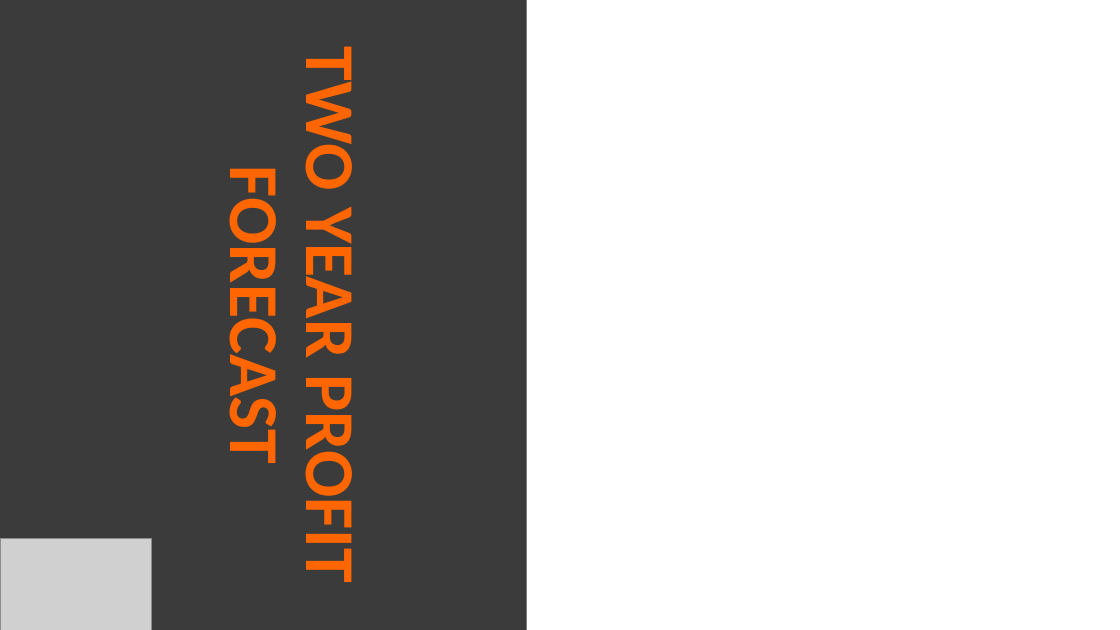
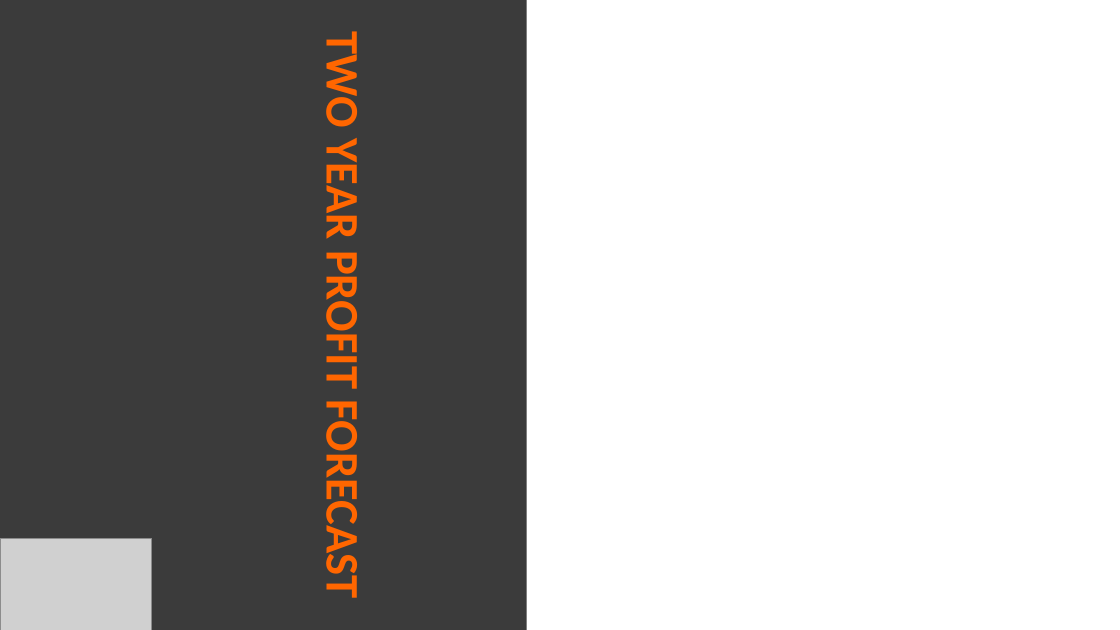
Before and after one commit to Drew5040/Portfolio, a slide deck: slide 30 of Sample1_Exploratory.Data.Analysis/eda.presentation.pptx. Drawn at 1120x630 pixels with LibreOffice and Linux fonts; fonts in the diff are those of the drawing; grey boxes stand for pictures. Boxes give left, top, right and bottom in pixels: in the first picture for what was removed or moved away, otherwise in the second. Text is boxed around its words. In the diff, an @@ line names an element or a change of style, - is before the commit and + after.

```diff
--- a/Sample1_Exploratory.Data.Analysis/eda.presentation.pptx
+++ b/Sample1_Exploratory.Data.Analysis/eda.presentation.pptx
@@ title "TWO YEAR PROFIT FORECAST" at <box>0,0,526,630</box>: size 60 to 40 pt @@
```
Also in this commit, not shown: 5 other slides changed.
